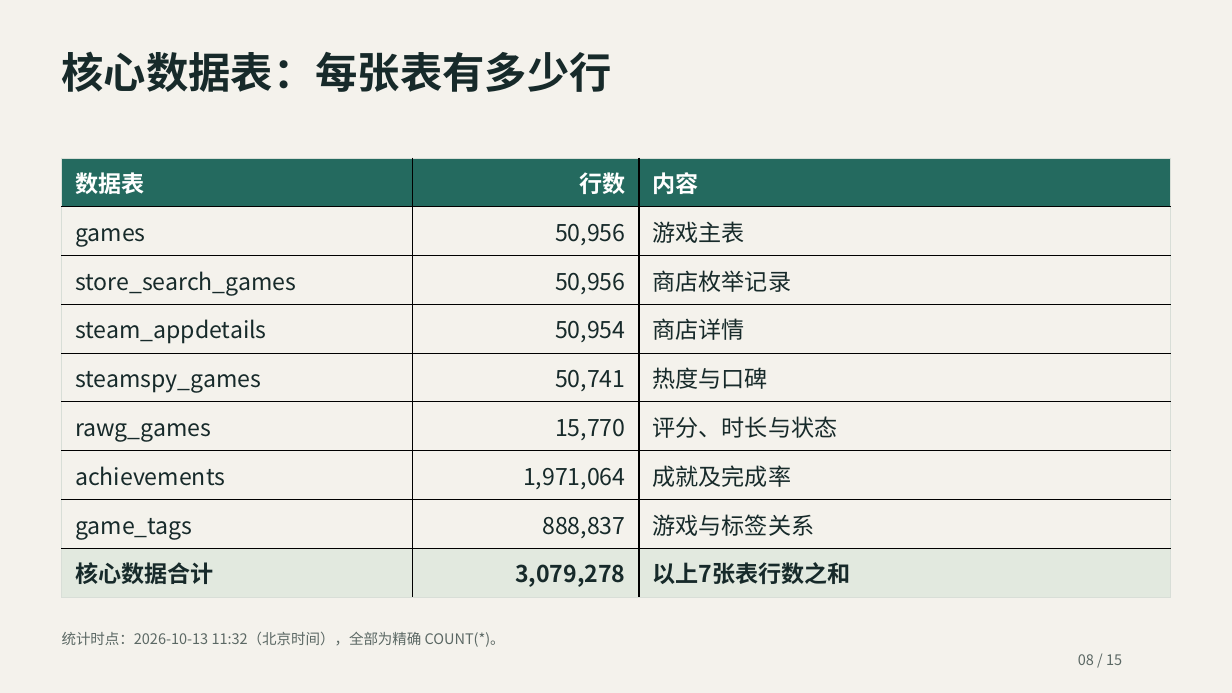
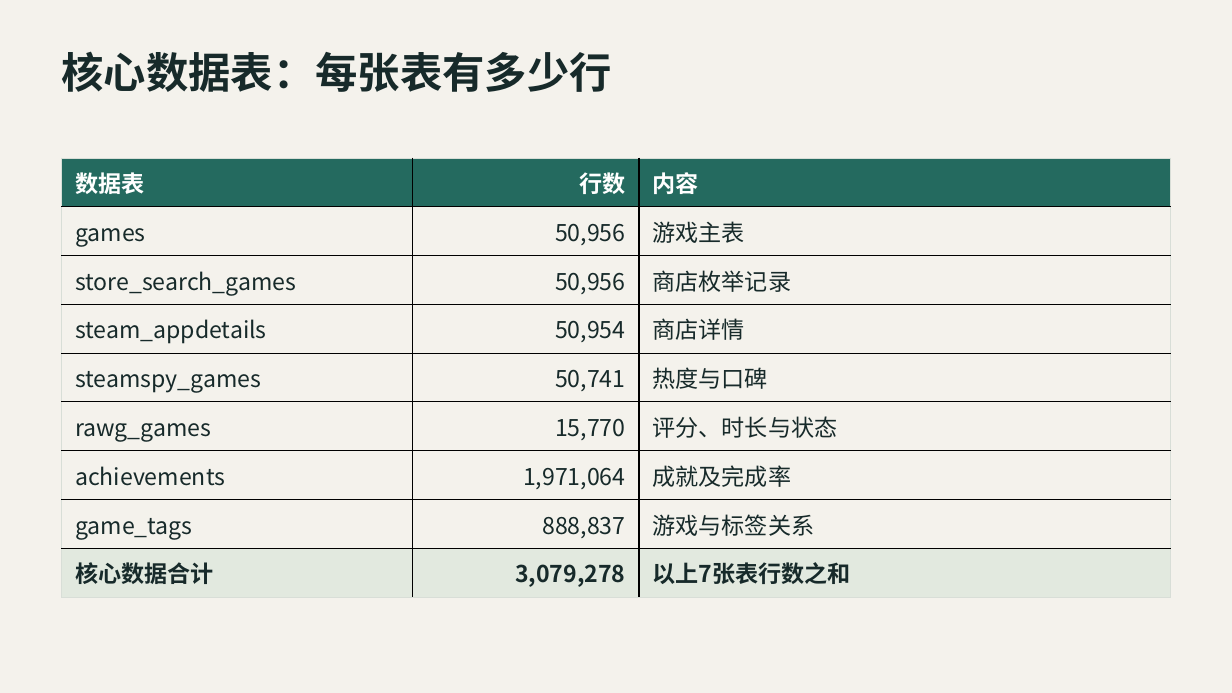
Before and after one commit to WwhdsOne/achievement-analytics, a slide deck: slide 5 of docs/presentations/数据获取与后续计划-2026-10-13-最终版.pptx. Drawn at 1232x693 pixels with LibreOffice and Linux fonts; fonts in the diff are those of the drawing. Boxes give left, top, right and bottom in pixels: in the first picture for what was removed or moved away, otherwise in the second. Text is boxed around its words. In the diff, an @@ line names an element or a change of style, - is before the commit and + after.

```diff
--- a/docs/presentations/数据获取与后续计划-2026-10-13-最终版.pptx
+++ b/docs/presentations/数据获取与后续计划-2026-10-13-最终版.pptx
@@ text removed at [62,632,505,647] @@
-统计时点：2026-10-13 11:32（北京时间），全部为精确 COUNT(*)。
@@ text removed at [1078,654,1122,665] @@
-08 / 15
```
Also in this commit, not shown: 5 other slides changed, 2 slides removed, 1 other file.
